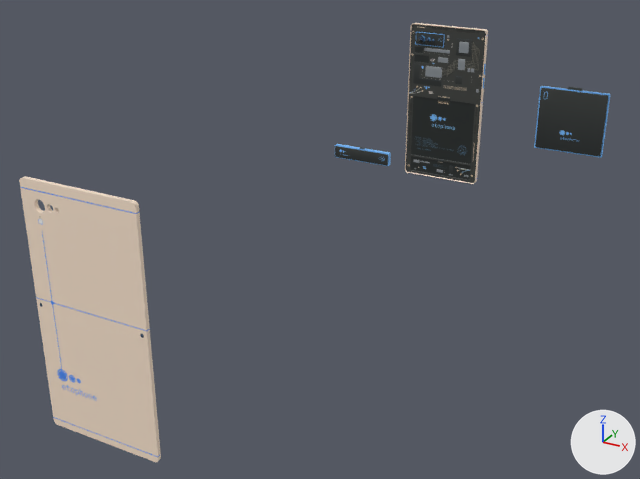
Two versions of the glTF model static/models/phone/gltf-bin/phone.glb, one commit apart.
Before and after are seen from a camera (50 mm lens) standing at (30.3, -80.2, 22.8) and looking at (1.1, -27.1, -3.7). The lights are fixed; the arrows at lower right show +X, +Y and +Z. Both versions are drawn at frame 12 of the action 'CombinedAnimations'; the numbers are the values there.

Objects in the first picture: 'PhonePart_Battery', 'PhonePart_Camera', 'PhonePart_Speakers', 'Phone_Back', 'Phone_Internals'.
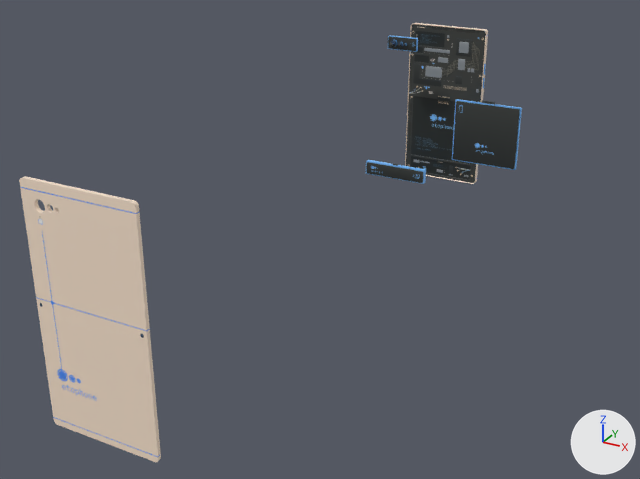
Commit message: feat: update phone position and animations for mobile

What the commit changed:
Object 'PhonePart_Battery' (ob_phonepart_battery) moves from (-12.41, 0.0, 0.0063) to (-5.445, 3.158, -1.408).
Object 'PhonePart_Camera' (ob_phonepart_camera) moves from (1.766, 0.0136, 6.197) to (3.238, 3.158, 6.197).
Object 'PhonePart_Speakers' (ob_phonepart_speakers) moves from (8.771, 0.0, -6.543) to (3.526, 3.158, -6.543).

Where the change shows, as pixel boxes [x1, y1, x2, y2] in the pictures (640 x 479 px):
'PhonePart_Battery', moved: before [534, 86, 610, 158]; after [452, 99, 522, 170]
'PhonePart_Speakers', moved: before [335, 144, 391, 166]; after [366, 160, 426, 184]
'PhonePart_Camera', moved: before [415, 32, 445, 47]; after [388, 35, 418, 52]
'Phone_CamLens_Lg', moved: before [417, 35, 425, 43]; after [389, 39, 398, 48]
'PhonePart_Battery_Connector', moved: before [568, 87, 582, 91]; after [482, 100, 495, 105]
'Phone_CamLens_Md', moved: before [425, 37, 431, 43]; after [398, 42, 403, 47]
